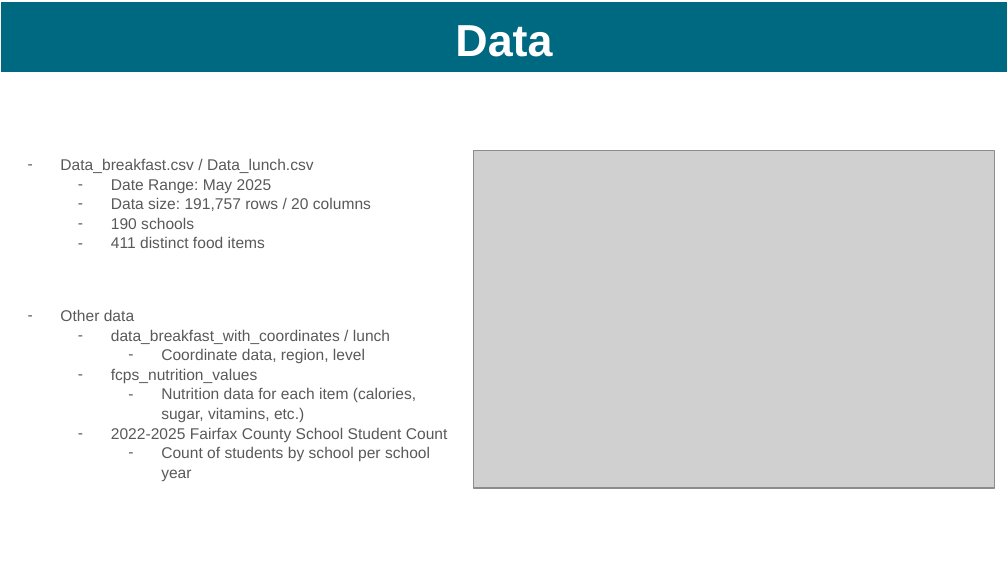
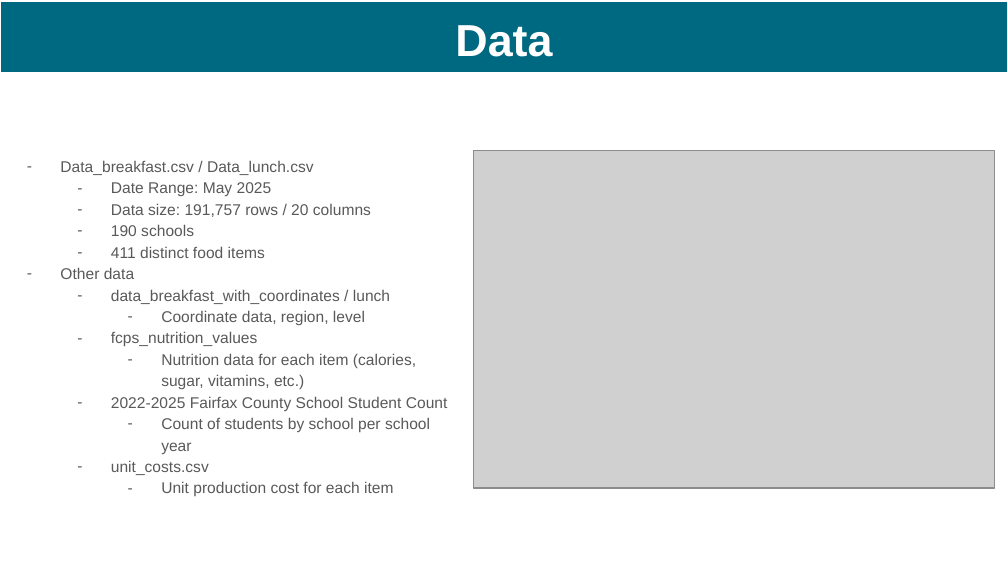
Before and after one commit to JupiK9/fall-2025-group2, a slide deck: slide 3 of presentation/Capstone Final Presentation.pptx. Drawn at 1008x567 pixels with LibreOffice and Linux fonts; fonts in the diff are those of the drawing; grey boxes stand for pictures. Boxes give left, top, right and bottom in pixels: in the first picture for what was removed or moved away, otherwise in the second. Text is boxed around its words. In the diff, an @@ line names an element or a change of style, - is before the commit and + after.

```diff
--- a/presentation/Capstone Final Presentation.pptx
+++ b/presentation/Capstone Final Presentation.pptx
@@ text at (60, 160, 448, 454): line spacing 1.05 to 1.15; less space between paragraphs @@
@@ text at (111, 460, 393, 496): paragraphs added @@
+– unit_costs.csv
+  – Unit production cost for each item
```
Also in this commit, not shown: 5 other slides changed, 12 slides added, 5 slides removed.
